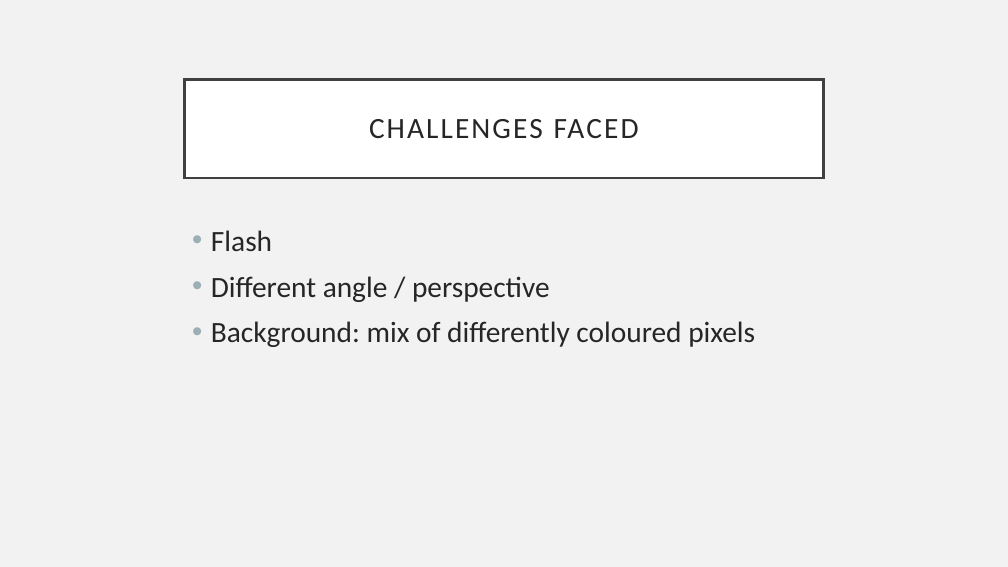
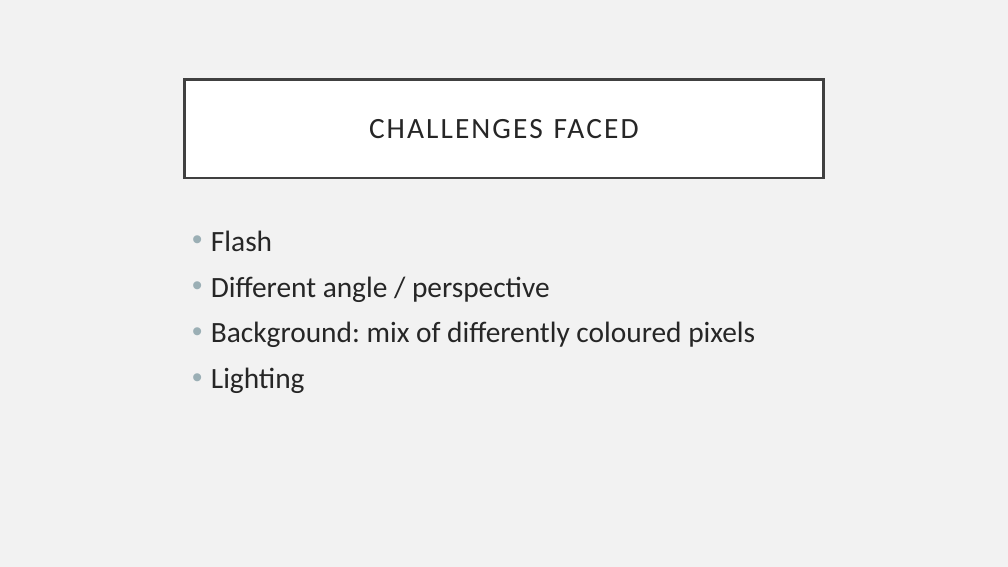
Before and after one commit to Abdul-Ismail/Image-Comparison, a slide deck: slide 3 of Presentation/Presentation.pptx. Drawn at 1008x567 pixels with LibreOffice and Linux fonts; fonts in the diff are those of the drawing. Boxes give left, top, right and bottom in pixels: in the first picture for what was removed or moved away, otherwise in the second. Text is boxed around its words. In the diff, an @@ line names an element or a change of style, - is before the commit and + after.

Commit message:
Pre

```diff
--- a/Presentation/Presentation.pptx
+++ b/Presentation/Presentation.pptx
@@ text at box(211, 367, 305, 393): paragraph added @@
+• Lighting
```
Also in this commit, not shown: 1 slide added, 5 slides removed.
